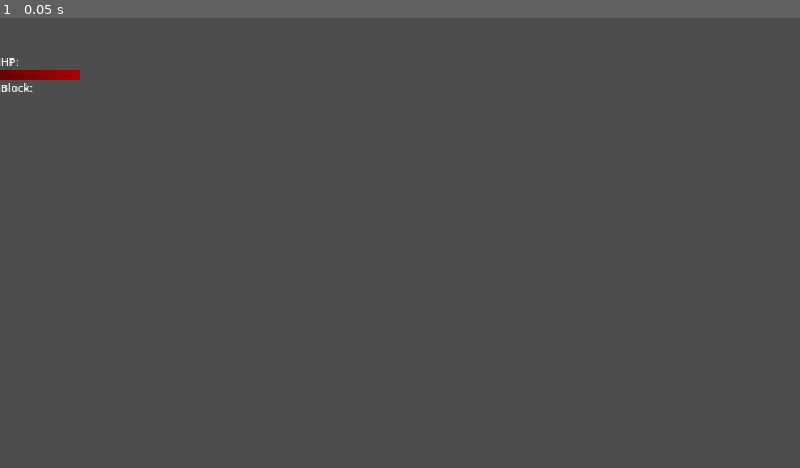
Above: before the commit, frame 1.
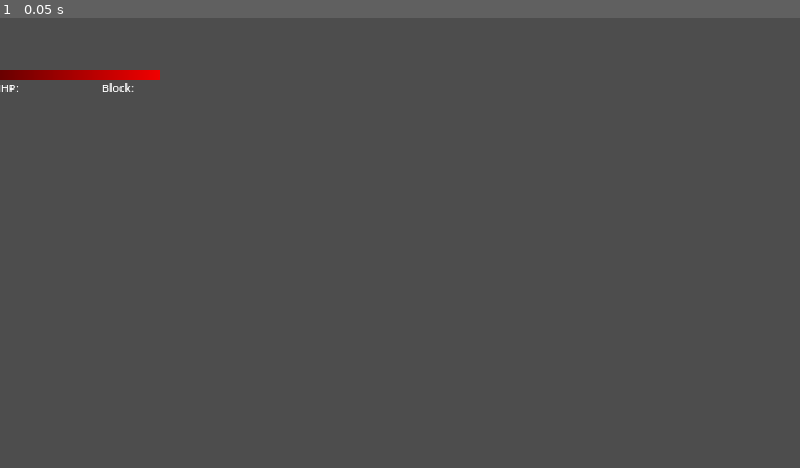
Above: after the commit, the same moment.

Repository: Morph1s/Psychopompos
Game: Godot game, scene res://scenes/ui/entity_hud.tscn
Two runs of this game, one before a commit and one after it. Both use one fixed random seed, a clock stepped at 60 frames per second and the inputs below. This scene is started directly instead of the project's main scene.
Inputs:
- Up to frame 1 (0.05 s): no input

The runs differ from the first frame. In frame 1, 0.3% of the frame differs, in the area x 0-20%, y 8-17%.

Commit message:
feat: Enemyhud added enemy hud placeholder and intent
closes #39

Diff:
--- /dev/null
+++ b/scenes/ui/enemy_hud.gd
@@ -0,0 +1,7 @@
+class_name EnemyHud
+extends EntityHud
+
+@onready var intent_indicator: TextureRect = $IntentIndicator
+
+func set_intent(texture: Texture) -> void:
+	intent_indicator.texture = texture
--- /dev/null
+++ b/scenes/ui/enemy_hud.tscn
@@ -0,0 +1,15 @@
+[gd_scene load_steps=4 format=3 uid="uid://djragsajdg5xq"]
+
+[ext_resource type="PackedScene" uid="uid://qm4xvb6vqwt6" path="res://scenes/ui/entity_hud.tscn" id="1_n2lff"]
+[ext_resource type="Script" uid="uid://bxuhfcqhnwde" path="res://scenes/ui/enemy_hud.gd" id="2_84853"]
+[ext_resource type="Texture2D" uid="uid://bl1fisqld1jpr" path="res://assets/graphics/ui/placeholder_intent_block.png" id="3_aiwmg"]
+
+[node name="EnemyHud" instance=ExtResource("1_n2lff")]
+script = ExtResource("2_84853")
+
+[node name="IntentIndicator" type="TextureRect" parent="." index="3"]
+layout_mode = 0
+offset_top = -16.0
+offset_right = 16.0
+pivot_offset = Vector2(8, 4)
+texture = ExtResource("3_aiwmg")
--- a/scenes/ui/entity_hud.tscn
+++ b/scenes/ui/entity_hud.tscn
@@ -28,20 +28,22 @@
 layout_mode = 0
 offset_right = 128.0
 offset_bottom = 8.0
-value = 50.0
+value = 100.0
 texture_progress = SubResource("GradientTexture2D_elymy")
 
 [node name="BlockLabel" type="Label" parent="."]
 layout_mode = 0
+offset_left = 81.0
 offset_top = 8.0
-offset_right = 47.0
+offset_right = 128.0
 offset_bottom = 21.0
 text = "Block:"
 label_settings = SubResource("LabelSettings_cu66s")
 
 [node name="HpLabel" type="Label" parent="."]
 layout_mode = 0
-offset_top = -13.0
+offset_top = 8.0
 offset_right = 40.0
+offset_bottom = 21.0
 text = "HP:"
 label_settings = SubResource("LabelSettings_yp36h")
Binary file added: assets/graphics/ui/placeholder_intent_block.png
Not shown, added: assets/graphics/ui/placeholder_intent_block.png.import
Binary file added: assets/graphics/ui/placeholder_intent_damage.png
Not shown, added: assets/graphics/ui/placeholder_intent_damage.png.import
Binary file added: assets/graphics/ui/placeholder_intent_heal.png
Not shown, added: assets/graphics/ui/placeholder_intent_heal.png.import
Not shown, added: scenes/ui/enemy_hud.gd.uid
